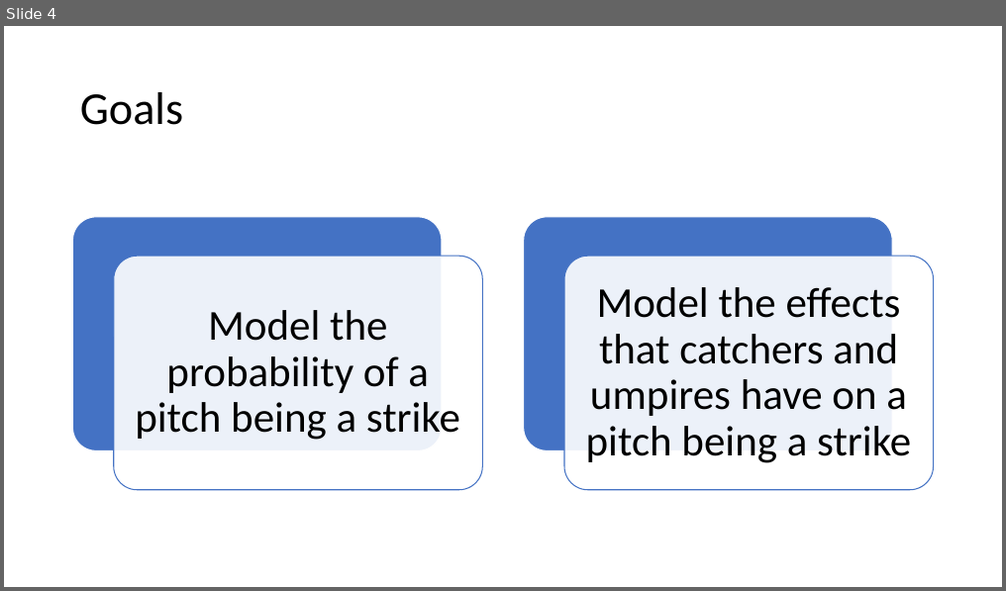
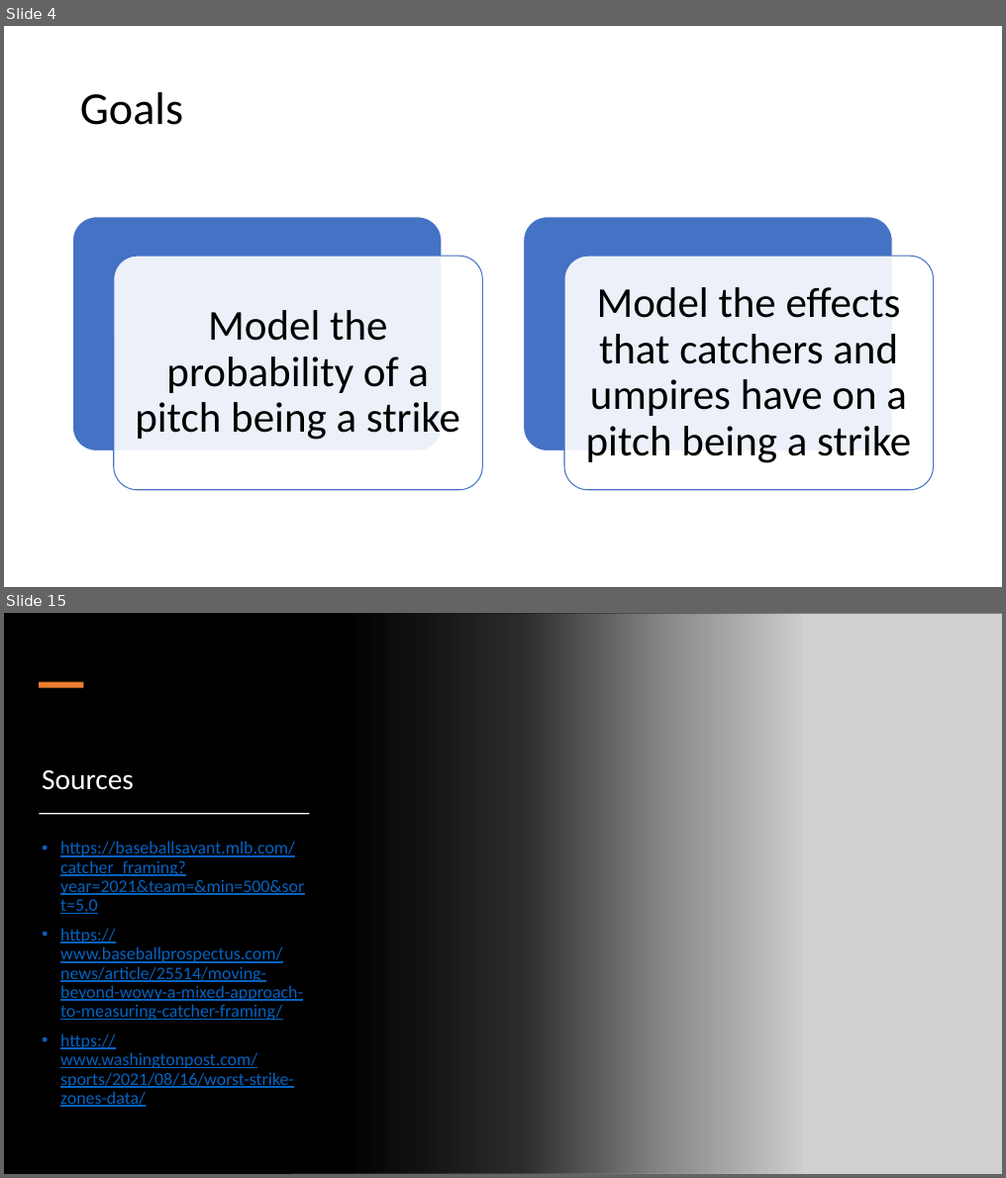
Before and after one commit to dteuscher1/Catcher-Framing, a slide deck: Framing_Presentation.pptx. Shown one above the other, each under a label of ours: slide 4 before the commit, slides 4 and 15 after it; the slides between them are not shown. The pictures are 1006x591 and 1006x1178 pixels, drawn with LibreOffice and Linux fonts; fonts in the diff are those of the drawing; grey boxes stand for pictures. Boxes give left, top, right and bottom in pixels: in the first picture for what was removed or moved away, otherwise in the second. Text is boxed around its words. In the diff, an @@ line names an element or a change of style, - is before the commit and + after.

Commit message:
Finish presentation

```diff
--- a/Framing_Presentation.pptx
+++ b/Framing_Presentation.pptx
@@ slide 15 added at <box>4,613,1002,1174</box>, background #000000 @@
@@ rectangle added at <box>4,613,803,1174</box>, fill gradient #000000 @@
@@ picture added at <box>292,613,1002,1174</box> @@
@@ rectangle added at <box>39,682,83,688</box>, fill #ED7D31 @@
@@ title added at <box>42,770,134,790</box>, 28 pt, text #FFFFFF @@
+Sources
@@ rectangle added at <box>40,813,310,814</box>, fill #FFFFFF @@
@@ text added at <box>60,841,304,1107</box>, 17 pt, text #0563C1, underline @@
+• https://baseballsavant.mlb.com/catcher_framing?year=2021&team=&min=500&sort=5,0
+• https://www.baseballprospectus.com/news/article/25514/moving-beyond-wowy-a-mixed-approach-to-measuring-catcher-framing/
+• https://www.washingtonpost.com/sports/2021/08/16/worst-strike-zones-data/
```
Also in this commit, not shown: 10 other slides added, 1 slide removed, 1 other file.
